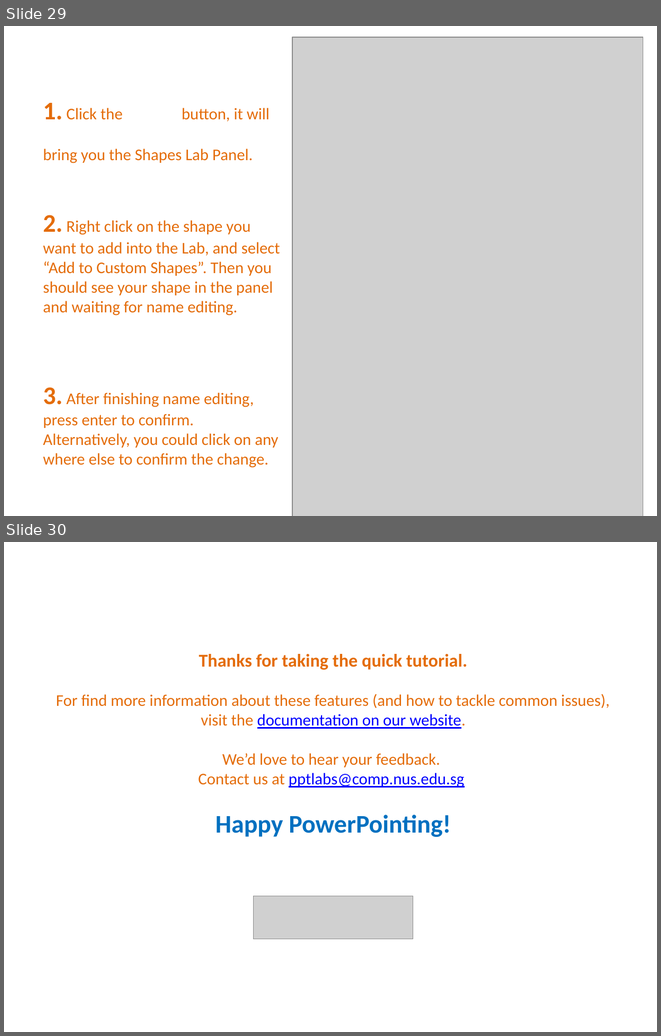
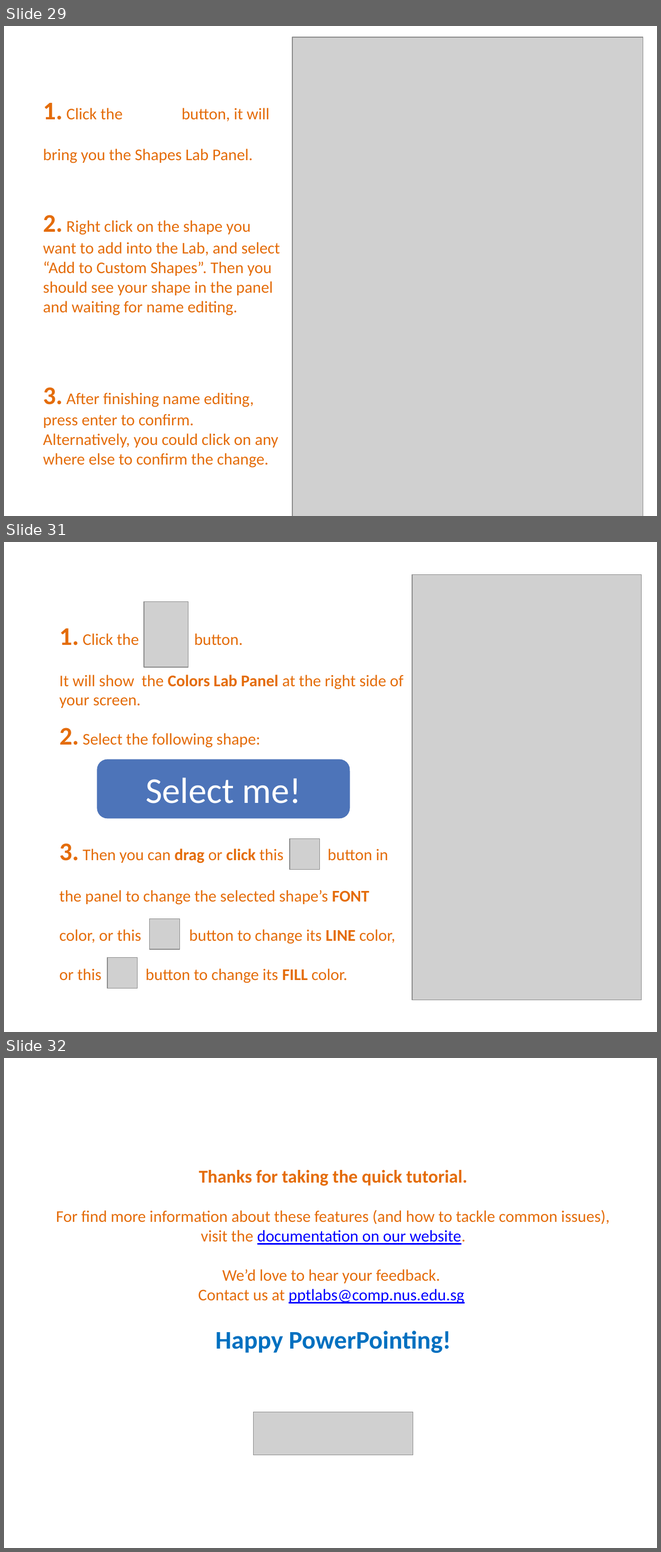
Before and after one commit to PowerPointLabs/PowerPointLabs, a slide deck: PowerPointLabs/PowerPointLabs/PowerPointLabs Quick Tutorial.pptx. Shown one above the other, each under a label of ours: slides 29 and 30 before the commit, slides 29, 31 and 32 after it; the slides between them are not shown. The pictures are 661x1036 and 661x1552 pixels, drawn with LibreOffice and Linux fonts; fonts in the diff are those of the drawing; grey boxes stand for pictures. Boxes give left, top, right and bottom in pixels: in the first picture for what was removed or moved away, otherwise in the second. Text is boxed around its words. In the diff, an @@ line names an element or a change of style, - is before the commit and + after.

Commit message:
fixed #498: Tutorial for Colors Lab

```diff
--- a/PowerPointLabs/PowerPointLabs/PowerPointLabs Quick Tutorial.pptx
+++ b/PowerPointLabs/PowerPointLabs/PowerPointLabs Quick Tutorial.pptx
@@ slide 31 added at box(4, 542, 657, 1032), background #FFFFFF @@
@@ picture added at box(412, 575, 641, 1000) @@
@@ picture added at box(144, 602, 188, 668) @@
@@ text added at box(59, 628, 404, 708), 18 pt, text #E46C0A @@
+1. Click the button.
+It will show the Colors Lab Panel at the right side of
+your screen.
@@ text added at box(60, 728, 261, 748), 18 pt, text #E46C0A @@
+2. Select the following shape:
@@ rounded rectangle added at box(98, 760, 350, 818), fill #4D74B9, outline #4D74B9 2 pt, 40 pt, text #FFFFFF @@
+Select me!
@@ text added at box(59, 843, 395, 983), 18 pt, text #E46C0A @@
+3. Then you can drag or click this button in
+the panel to change the selected shape’s FONT
+color, or this button to change its LINE color,
+or this button to change its FILL color.
@@ picture added at box(290, 838, 320, 869) @@
@@ picture added at box(150, 919, 179, 950) @@
@@ picture added at box(107, 958, 137, 988) @@
@@ what was slide 30 is now slide 32 @@
```
Also in this commit, not shown: 1 other slide added.
